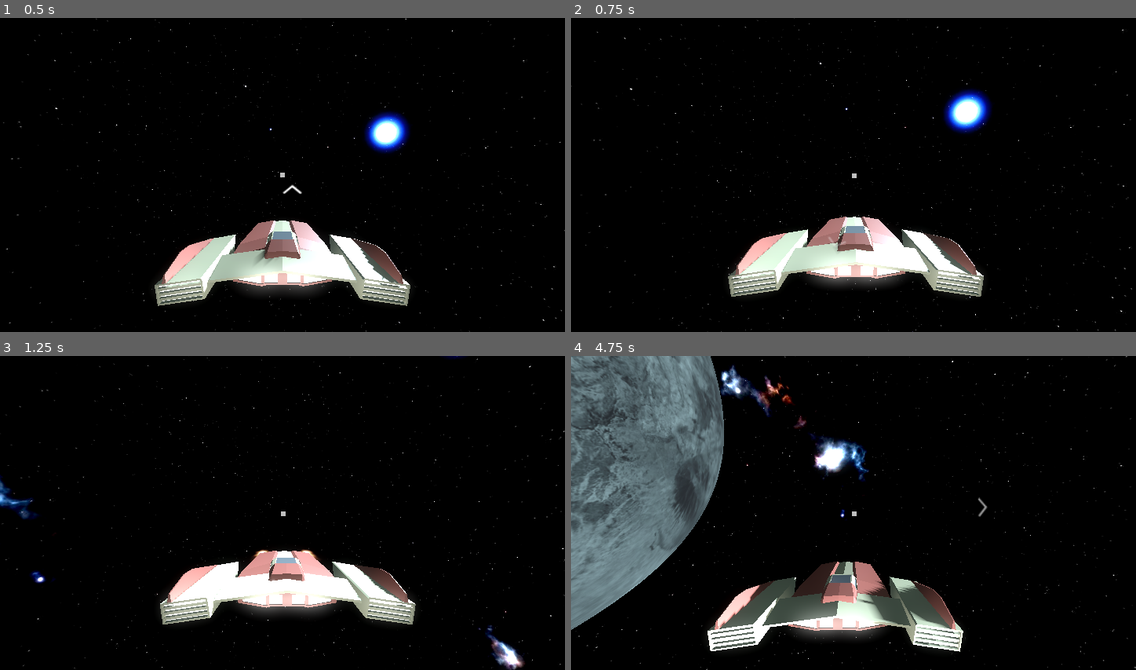
Above: before the commit, frames 1-4 (two rows, left to right).
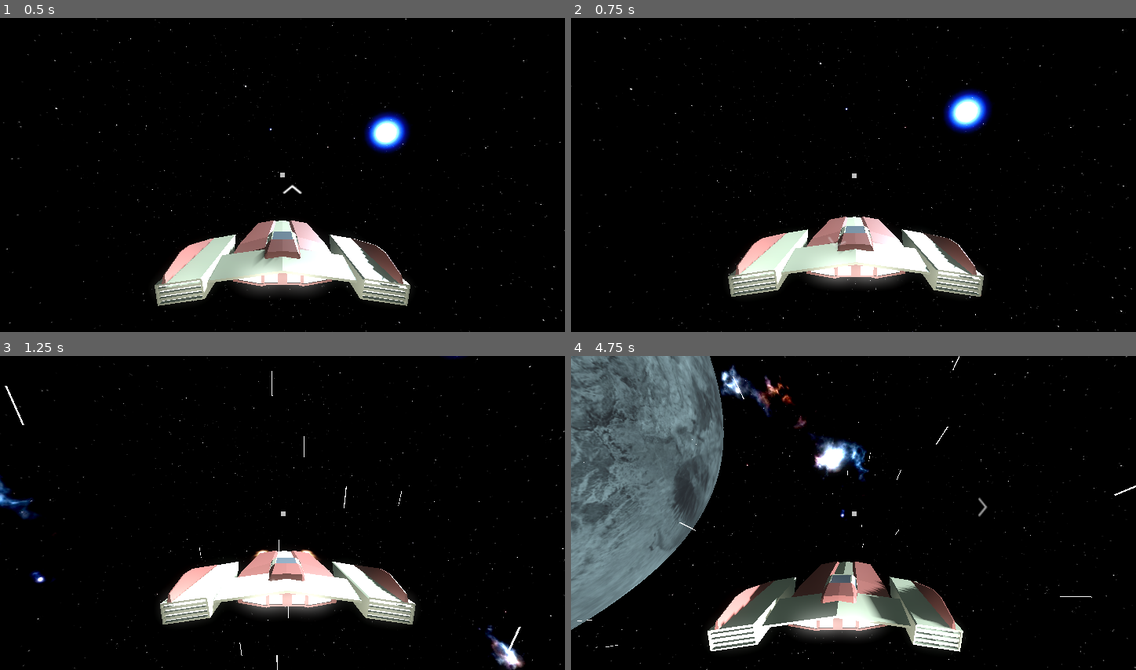
Above: after the commit, the same moments.

Repository: sacul2345/spaceshipGAME
Game: Godot game, scene res://scenes/game_area.tscn
Two runs of this game, one before a commit and one after it. Both use one fixed random seed, a clock stepped at 60 frames per second and the inputs below.
Inputs (mouse positions are in pixels of both pictures, inside the frame that each line leads up to):
- Up to frame 1 (0.5 s): no input
- Up to frame 2 (0.75 s): tap Enter at 0.5 s; move the mouse to (825, 237) at 0.52 s; hold Space (up) from 0.53 s (still down); hold F (attack) from 0.53 s (still down)
- Up to frame 3 (1.25 s): keep holding Space (up); keep holding F (attack)
- Up to frame 4 (4.75 s): move the mouse to (1023, 560) at 1.27 s; release F (attack) at 1.28 s; tap Shift (boost) at 1.35 s; move the mouse to (684, 465) at 2.02 s; release Space (up) at 2.03 s; hold W (foward) 2.03-2.78 s; hold Q (roll_Left) 2.03-3.53 s; move the mouse to (881, 513) at 2.77 s; tap F (attack) at 2.85 s; move the mouse to (768, 434) at 3.52 s; hold S (back) 3.53-4.28 s; hold Shift (boost) 3.53-4.28 s; move the mouse to (977, 497) at 4.27 s; hold E (roll_Right) from 4.28 s (still down); tap W (foward) at 4.35 s

Frame 1 is identical in both runs. In frame 2, less than 0.1% of the frame differs, in the area x 29-73%, y 68-89%; in frame 3, 0.2%; in frame 4, 1.1%, in the area x 0-100%, y 0-97%.

Commit message:
improved particles

Diff:
--- a/project.godot
+++ b/project.godot
@@ -68,6 +68,7 @@
 down={
 "deadzone": 0.5,
 "events": [Object(InputEventKey,"resource_local_to_scene":false,"resource_name":"","device":-1,"window_id":0,"alt_press …(195 unchanged characters)…
+, Object(InputEventKey,"resource_local_to_scene":false,"resource_name":"","device":-1,"window_id":0,"alt_pressed":false,"shift_pressed":false,"ctrl_pressed":false,"meta_pressed":false,"pressed":false,"keycode":0,"physical_keycode":67,"key_label":0,"unicode":99,"location":0,"echo":false,"script":null)
 ]
 }
 boost={
--- a/scenes/ship.tscn
+++ b/scenes/ship.tscn
@@ -13,6 +13,7 @@
 
 [sub_resource type="StandardMaterial3D" id="StandardMaterial3D_3m36u"]
 shading_mode = 0
+albedo_color = Color(0.962546, 0.962546, 0.962546, 1)
 
 [sub_resource type="TubeTrailMesh" id="TubeTrailMesh_8qiel"]
 material = SubResource("StandardMaterial3D_3m36u")
@@ -25,7 +26,8 @@
 
 [node name="shipBody" type="RigidBody3D" parent="."]
 transform = Transform3D(1.00156, -3.82268e-06, 0.00172365, -1.27316e-06, 1.00156, 0.002961, -0.00172366, -0.00296102, 1.00155, 0, 0, 0)
-linear_damp = 1.17
+can_sleep = false
+linear_damp = 1.0
 angular_damp = 9.475
 script = ExtResource("1_bdwil")
 
@@ -47,25 +49,6 @@
 transform = Transform3D(1, -1.87535e-13, 1.57339e-10, -9.34874e-13, 1, 7.38078e-10, 1.32491e-11, -7.36413e-11, 1, 0, 0, 0)
 target_position = Vector3(2.08165e-12, 2.08165e-12, -1000)
 script = ExtResource("4_56cex")
-
-[node name="spaceDust" type="CPUParticles3D" parent="shipBody" node_paths=PackedStringArray("shipRigidBody")]
-transform = Transform3D(-0.00169595, -0.0017246, 0.999996, 0.999922, 0.0123391, 0.0017171, -0.012342, 0.99992, 0.00170354, -8.3819e-09, 0, -8.97)
-cast_shadow = 0
-ignore_occlusion_culling = true
-gi_mode = 0
-emitting = false
-amount = 80
-lifetime = 0.4
-draw_order = 1
-mesh = SubResource("TubeTrailMesh_8qiel")
-emission_shape = 2
-emission_sphere_radius = 35.0
-direction = Vector3(0, 0, 0)
-gravity = Vector3(0, 0, 0)
-scale_amount_max = 100.0
-script = ExtResource("4_anfqm")
-shipRigidBody = NodePath("..")
-particleMultiplier = 5.0
 
 [node name="Weapons" type="Node3D" parent="shipBody" node_paths=PackedStringArray("gunTimer")]
 script = ExtResource("6_o6kr3")
@@ -101,6 +84,29 @@
 process_callback = 0
 autostart = true
 
+[node name="spaceDust" type="Node3D" parent="shipBody" node_paths=PackedStringArray("shipRigidBody", "particles")]
+script = ExtResource("4_anfqm")
+shipRigidBody = NodePath("..")
+particles = NodePath("Dust Vector/spaceDust")
+
+[node name="Dust Vector" type="Node3D" parent="shipBody/spaceDust"]
+transform = Transform3D(0.999998, 3.49246e-10, 0, 4.54747e-13, -4.35393e-08, -0.999996, -2.32831e-10, 0.999998, -4.35393e-08, 0.00540831, 1.34374, -3.13962)
+
+[node name="spaceDust" type="CPUParticles3D" parent="shipBody/spaceDust/Dust Vector"]
+transform = Transform3D(0.999999, 2.32831e-10, -9.09495e-13, 1.16415e-10, 0.999997, 2.32831e-10, -4.54747e-13, -2.32831e-10, 0.999999, 0.0177691, -5.84621, 0.230913)
+cast_shadow = 0
+ignore_occlusion_culling = true
+gi_mode = 0
+amount = 80
+lifetime = 0.4
+draw_order = 1
+mesh = SubResource("TubeTrailMesh_8qiel")
+emission_shape = 2
+emission_sphere_radius = 35.0
+direction = Vector3(0, 0, 0)
+gravity = Vector3(0, 0, 0)
+scale_amount_max = 100.0
+
 [connection signal="hasTarget" from="shipBody/ThirdPersonCam/ViewRayCast" to="shipBody/Weapons" method="_on_view_ray_cast_has_target"]
 [connection signal="tree_entered" from="shipBody/ThirdPersonCam/ViewRayCast" to="shipBody/Weapons" method="_on_view_ray_cast_tree_entered"]
 [connection signal="tree_entered" from="shipBody/Weapons/Gun1" to="shipBody/Weapons" method="_on_gun_1_tree_entered"]
--- a/scenes/spaceDust.gd
+++ b/scenes/spaceDust.gd
@@ -1,21 +1,16 @@
-extends CPUParticles3D
+extends Node3D
 
 @export var shipRigidBody : RigidBody3D
 @export var particleMultiplier : float
+@export var particles : CPUParticles3D
 
 var shipSpeed : float
-# Called when the node enters the scene tree for the first time.
-func _ready():
-	pass # Replace with function body.
 
-
-# Called every frame. 'delta' is the elapsed time since the previous frame.
-func _process(_delta):
-	shipSpeed = shipRigidBody.linear_velocity.length()
-	if(shipRigidBody != null):
-		if(shipSpeed > 50):
-			emitting = true
-			#amount = shipSpeed * particleMultiplier
-			#print(shipSpeed * particleMultiplier)
+func _physics_process(_delta: float) -> void:
+	if(shipRigidBody != null && particles != null):
+		shipSpeed = shipRigidBody.linear_velocity.length()
+		if(shipSpeed > 10):
+			particles.emitting = true
+			look_at(global_position - shipRigidBody.linear_velocity, Vector3.FORWARD)
 		else:
-			emitting = false
+			particles.emitting = false
--- a/scripts/movingCross.gd
+++ b/scripts/movingCross.gd
@@ -25,10 +25,10 @@
 
 	axisDistance = crossPos - viewCenter
 	distance = mousePos.distance_to(viewCenter)
-	centerRad = atan2(axisDistance.y + 15,axisDistance.x + 10) #I have no idea why i need to add these random numbers but they center the point where the crosshair orbits
+	centerRad = atan2(axisDistance.y + 20,axisDistance.x + 10) #I have no idea why i need to add these random numbers but they center the point where the crosshair orbits
 
 	if(distance < 255):
-		self_modulate.a = (distance - 10)/255
+		self_modulate.a = (distance - 5)/255
 
 	position = mousePos
 	rotation = centerRad + PI/2
